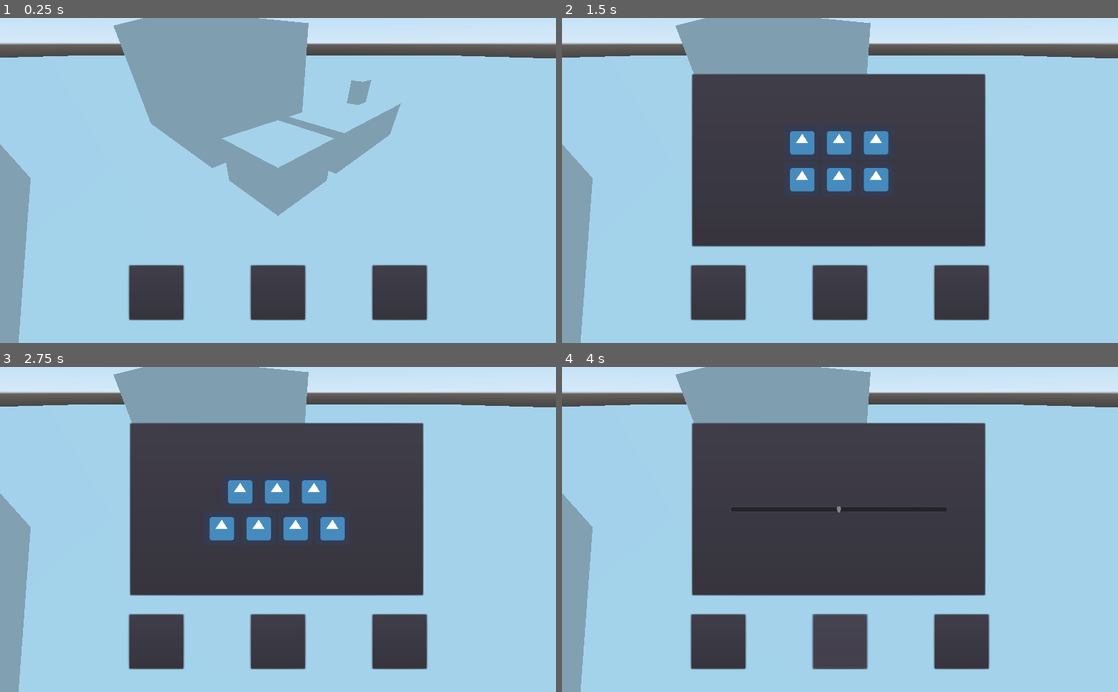
Above: before the commit, frames 1-4 (two rows, left to right).
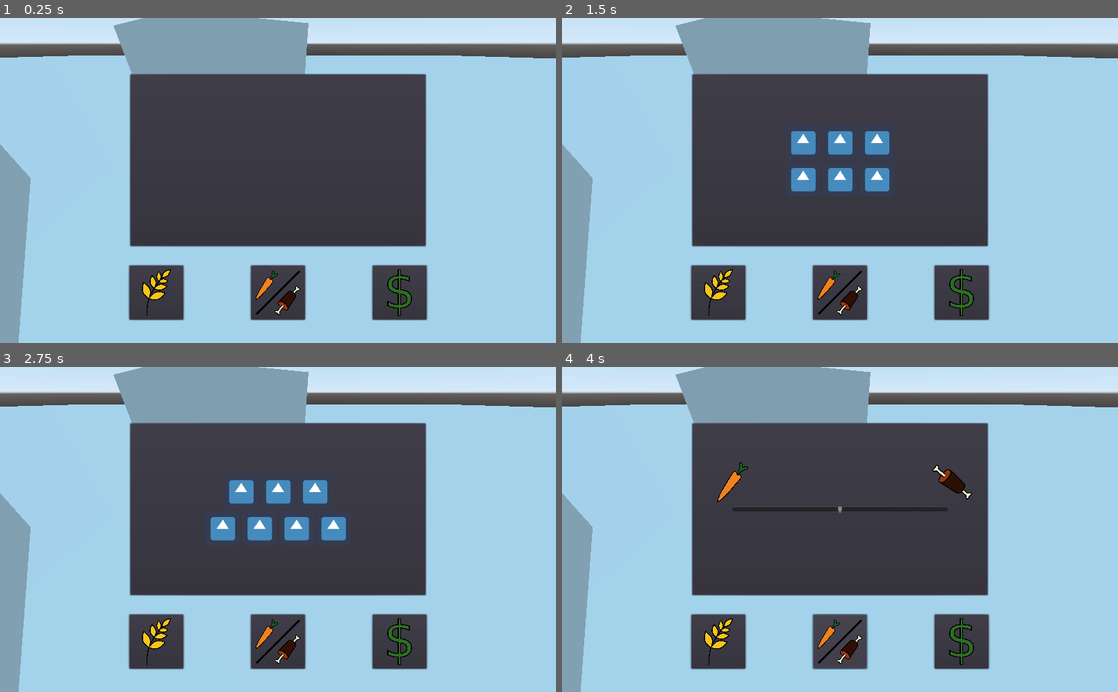
Above: after the commit, the same moments.

Repository: Rhowea/DDUEksamensprojekt
Game: Godot game, scene res://World.tscn
The game is run twice, just before and just after one commit, with the same random seed, the same clock (stepped at 60 frames per second) and the same inputs. The engine's default icon, where the game draws it, is replaced by a stand-in: a white triangle on a blue panel in a dark square.
Inputs (mouse positions are in pixels of both pictures, inside the frame that each line leads up to; where the layout moved, square brackets give the same spot in the first picture):
- Up to frame 1 (0.25 s): no input
- Up to frame 2 (1.5 s): click (717, 291) at 0.5 s; click (801, 161) at 1.25 s
- Up to frame 3 (2.75 s): click (278, 490) at 2 s
- Up to frame 4 (4 s): click (878, 490) [873, 490] at 2.75 s; click (840, 640) at 3.5 s

The runs differ from the first frame. In frame 1, 29% of the frame differs, in the area x 23-77%, y 17-92%; in frame 2, 1.6%; in frame 3, 1.6%; in frame 4, 1.7%.

Commit message:
Import first batch of Icons

Diff:
--- a/World.tscn
+++ b/World.tscn
@@ -11,6 +11,11 @@
 [ext_resource path="res://Scripts/Window.gd" type="Script" id=9]
 [ext_resource path="res://Scripts/Graph.gd" type="Script" id=10]
 [ext_resource path="res://Scripts/Grades.gd" type="Script" id=11]
+[ext_resource path="res://Icons/Ratio.png" type="Texture" id=12]
+[ext_resource path="res://Icons/Dollar.png" type="Texture" id=13]
+[ext_resource path="res://Icons/Wheat.png" type="Texture" id=14]
+[ext_resource path="res://Icons/Carrot.png" type="Texture" id=15]
+[ext_resource path="res://Icons/Meat.png" type="Texture" id=16]
 
 [sub_resource type="Theme" id=2]
 
@@ -38,14 +43,13 @@
 script = ExtResource( 1 )
 
 [node name="Panel" type="PanelContainer" parent="Camera/Control"]
-visible = false
 anchor_left = 0.5
 anchor_top = 0.5
 anchor_right = 0.5
 anchor_bottom = 0.5
 margin_left = -274.0
 margin_top = -198.0
-margin_right = 269.0
+margin_right = 274.0
 margin_bottom = 123.0
 grow_horizontal = 2
 grow_vertical = 2
@@ -56,15 +60,15 @@
 visible = false
 margin_left = 7.0
 margin_top = 7.0
-margin_right = 542.0
-margin_bottom = 281.0
+margin_right = 541.0
+margin_bottom = 314.0
 texture_normal = ExtResource( 2 )
 
 [node name="Ingredients" type="Control" parent="Camera/Control/Panel"]
 visible = false
 margin_left = 7.0
 margin_top = 7.0
-margin_right = 536.0
+margin_right = 541.0
 margin_bottom = 314.0
 script = ExtResource( 3 )
 
@@ -113,30 +117,30 @@
 
 [node name="Ingredients1" type="HBoxContainer" parent="Camera/Control/Panel/Ingredients/VBoxContainer"]
 visible = false
-margin_top = 137.0
-margin_right = 540.0
-margin_bottom = 201.0
+margin_top = 107.0
+margin_right = 470.0
+margin_bottom = 171.0
 alignment = 1
 
 [node name="Veg1" type="TextureRect" parent="Camera/Control/Panel/Ingredients/VBoxContainer/Ingredients1"]
-margin_left = 170.0
-margin_right = 234.0
+margin_left = 135.0
+margin_right = 199.0
 margin_bottom = 64.0
 texture = ExtResource( 2 )
 script = ExtResource( 4 )
 ingredientName = "Carrot"
 
 [node name="Veg2" type="TextureRect" parent="Camera/Control/Panel/Ingredients/VBoxContainer/Ingredients1"]
-margin_left = 238.0
-margin_right = 302.0
+margin_left = 203.0
+margin_right = 267.0
 margin_bottom = 64.0
 texture = ExtResource( 2 )
 script = ExtResource( 4 )
 ingredientName = "Potato"
 
 [node name="Veg3" type="TextureRect" parent="Camera/Control/Panel/Ingredients/VBoxContainer/Ingredients1"]
-margin_left = 306.0
-margin_right = 370.0
+margin_left = 271.0
+margin_right = 335.0
 margin_bottom = 64.0
 texture = ExtResource( 2 )
 script = ExtResource( 4 )
@@ -216,7 +220,7 @@
 visible = false
 margin_left = 7.0
 margin_top = 7.0
-margin_right = 536.0
+margin_right = 541.0
 margin_bottom = 314.0
 script = ExtResource( 6 )
 
@@ -234,11 +238,35 @@
 step = 0.01
 value = 0.5
 
+[node name="Carrot Icon" type="TextureRect" parent="Camera/Control/Panel/VegMeatRatio"]
+anchor_left = 0.5
+anchor_top = 0.5
+anchor_right = 0.5
+anchor_bottom = 0.5
+margin_left = -235.0
+margin_top = -87.5
+margin_right = -160.0
+margin_bottom = -12.5
+texture = ExtResource( 15 )
+expand = true
+
+[node name="Meat Icon" type="TextureRect" parent="Camera/Control/Panel/VegMeatRatio"]
+anchor_left = 0.5
+anchor_top = 0.5
+anchor_right = 0.5
+anchor_bottom = 0.5
+margin_left = 169.0
+margin_top = -87.5
+margin_right = 244.0
+margin_bottom = -12.5
+texture = ExtResource( 16 )
+expand = true
+
 [node name="Price" type="Control" parent="Camera/Control/Panel"]
 visible = false
 margin_left = 7.0
 margin_top = 7.0
-margin_right = 536.0
+margin_right = 541.0
 margin_bottom = 314.0
 script = ExtResource( 7 )
 
@@ -255,6 +283,30 @@
 step = 0.01
 value = 0.5
 
+[node name="Small Money" type="TextureRect" parent="Camera/Control/Panel/Price"]
+anchor_left = 0.5
+anchor_top = 0.5
+anchor_right = 0.5
+anchor_bottom = 0.5
+margin_left = -217.0
+margin_top = -54.5
+margin_right = -192.0
+margin_bottom = -29.5
+texture = ExtResource( 13 )
+expand = true
+
+[node name="Big Money" type="TextureRect" parent="Camera/Control/Panel/Price"]
+anchor_left = 0.5
+anchor_top = 0.5
+anchor_right = 0.5
+anchor_bottom = 0.5
+margin_left = 169.0
+margin_top = -87.5
+margin_right = 244.0
+margin_bottom = -12.5
+texture = ExtResource( 13 )
+expand = true
+
 [node name="Graph" type="Control" parent="Camera/Control/Panel"]
 visible = false
 margin_left = 7.0
@@ -413,7 +465,7 @@
 visible = false
 margin_left = 7.0
 margin_top = 7.0
-margin_right = 536.0
+margin_right = 541.0
 margin_bottom = 314.0
 script = ExtResource( 11 )
 
@@ -465,7 +517,12 @@
 margin_top = 157.0
 margin_right = -174.0
 margin_bottom = 257.0
-action_mode = 0
+grow_horizontal = 2
+grow_vertical = 2
+action_mode = 0
+icon = ExtResource( 14 )
+icon_align = 1
+expand_icon = true
 
 [node name="Button2" type="Button" parent="Camera/Control"]
 anchor_left = 0.5
@@ -477,6 +534,8 @@
 margin_right = 50.0
 margin_bottom = 257.0
 action_mode = 0
+icon = ExtResource( 12 )
+expand_icon = true
 
 [node name="Button3" type="Button" parent="Camera/Control"]
 anchor_left = 0.5
@@ -488,6 +547,8 @@
 margin_right = 274.0
 margin_bottom = 257.0
 action_mode = 0
+icon = ExtResource( 13 )
+expand_icon = true
 
 [node name="Button4" type="Button" parent="Camera/Control"]
 visible = false
Binary file added: Icons/Carrot.png
Not shown, added: Icons/Carrot.png.import
Binary file added: Icons/Dollar.png
Not shown, added: Icons/Dollar.png.import
Binary file added: Icons/Meat.png
Not shown, added: Icons/Meat.png.import
Binary file added: Icons/Ratio.png
Not shown, added: Icons/Ratio.png.import
Binary file added: Icons/Wheat.png
Not shown, added: Icons/Wheat.png.import
Not shown: 1 places in World.tscn that only renumber resources
